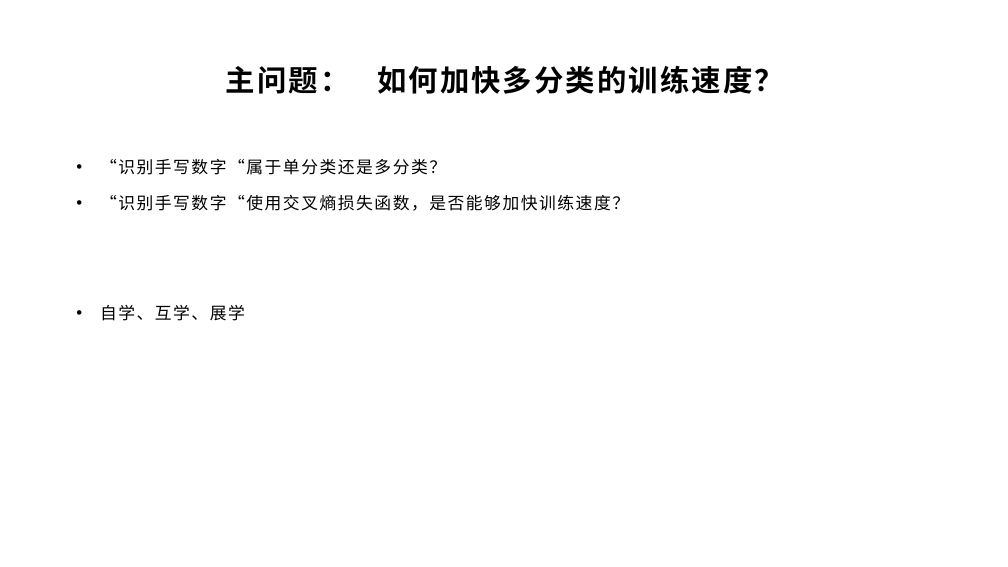
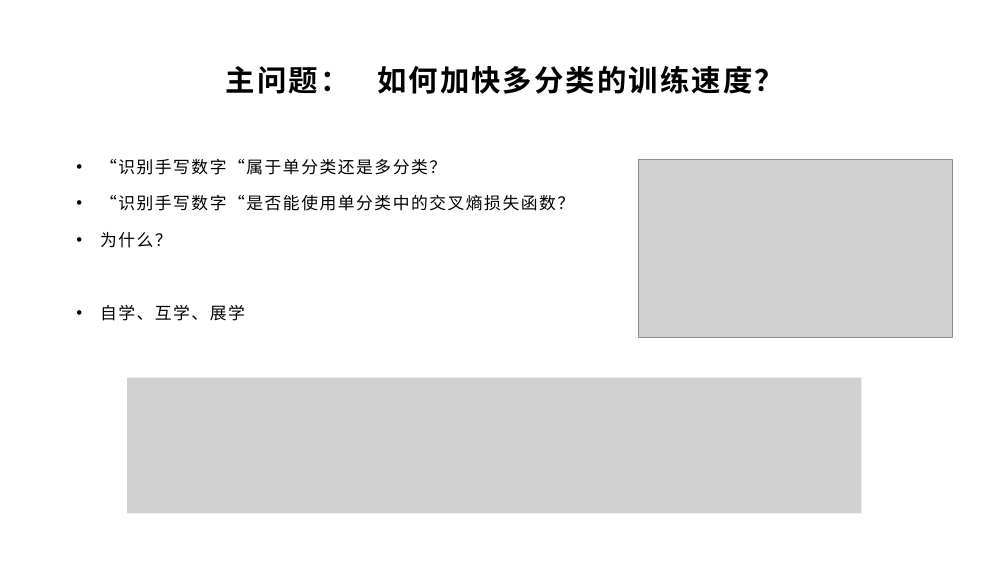
Before and after one commit to yyc-git/DeepLearningEdu, a slide deck: slide 14 of lessons/6_softmax/ppt/使用交叉熵损失函数和Softmax激活函数.pptx. Drawn at 1008x567 pixels with LibreOffice and Linux fonts; fonts in the diff are those of the drawing; grey boxes stand for pictures; background and template pictures are left out. Boxes give left, top, right and bottom in pixels: in the first picture for what was removed or moved away, otherwise in the second. Text is boxed around its words. In the diff, an @@ line names an element or a change of style, - is before the commit and + after.

```diff
--- a/lessons/6_softmax/ppt/使用交叉熵损失函数和Softmax激活函数.pptx
+++ b/lessons/6_softmax/ppt/使用交叉熵损失函数和Softmax激活函数.pptx
@@ picture added at [639,160,953,337] @@
@@ text at [100,195,574,248]: text changed @@
-• “识别手写数字“使用交叉熵损失函数，是否能够加快训练速度？
+• “识别手写数字“是否能使用单分类中的交叉熵损失函数？
+• 为什么？
@@ picture added at [127,378,861,513] @@
```
Also in this commit, not shown: 4 other slides changed, 2 slides removed, 3 other files.
